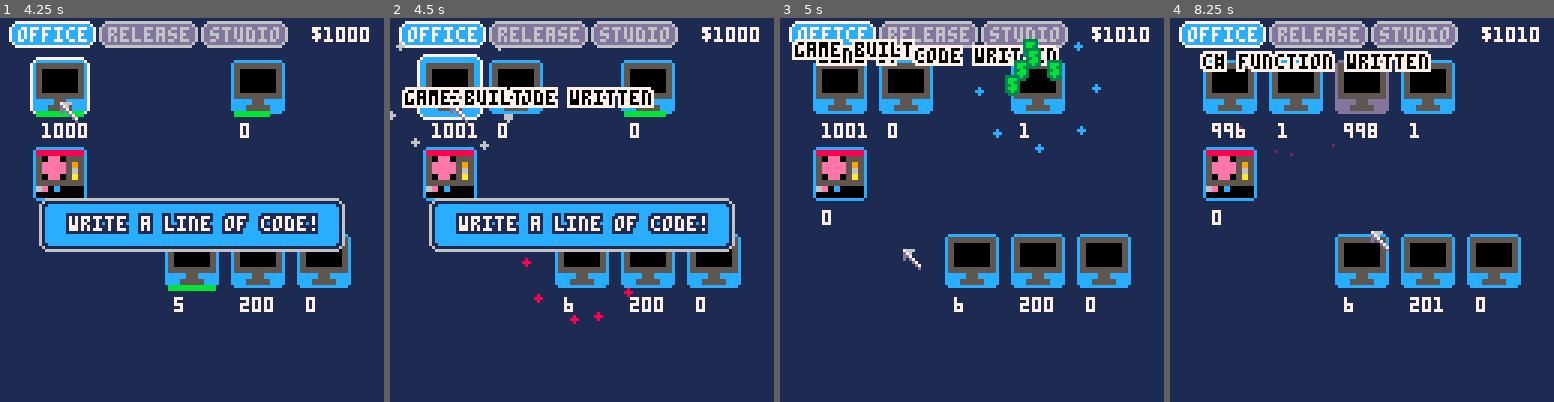
Above: before the commit, frames 1-4 (left to right).
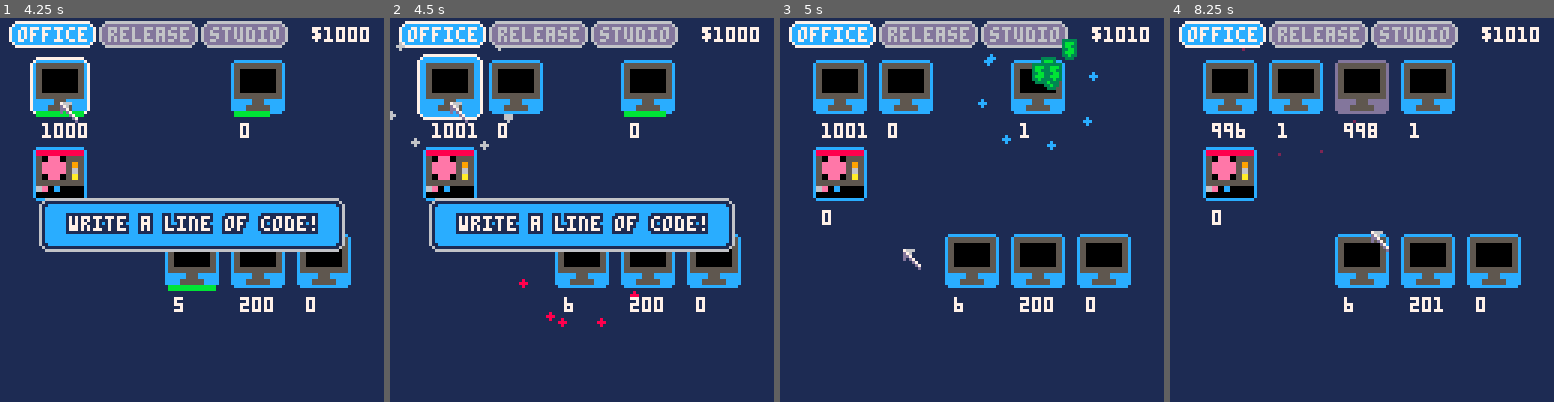
Above: after the commit, the same moments.

Repository: wesen/carts
Game: PICO-8 cartridge games/gamedevgame/gamedevgame.p8
The game is run twice, just before and just after one commit, with the same random seed, the same clock (stepped at 60 frames per second) and the same inputs.
Inputs (mouse positions are in pixels of both pictures, inside the frame that each line leads up to):
- Up to frame 1 (4.25 s): click (280, 121) at 0.67 s; click (46, 267) at 1.22 s; click (107, 114) at 1.77 s; click (172, 259) at 2.32 s; click (234, 106) at 2.87 s; click (295, 256) at 3.42 s; click (61, 102) at 3.97 s
- Up to frame 2 (4.5 s): no input
- Up to frame 3 (5 s): click (902, 248) at 4.52 s
- Up to frame 4 (8.25 s): click (1354, 94) at 5.07 s; click (1419, 244) at 5.62 s; click (1481, 90) at 6.17 s; click (1246, 236) at 6.72 s; click (1308, 83) at 7.27 s; click (1369, 229) at 7.82 s

Frame 1 is identical in both runs. In frame 2, 3.5% of the frame differs, in the area x 3-69%, y 17-81%; in frame 3, 4.9%, in the area x 3-84%, y 5-36%; in frame 4, 3.0%.

Commit message:
Shake dialogbox instead of making text particle

Diff:
--- a/games/gamedevgame/dialogbox.lua
+++ b/games/gamedevgame/dialogbox.lua
@@ -1,23 +1,44 @@
 cls_dialogbox=class(function(self)
  self.visible=true
  self.text={}
+ self.shkx=0
+ self.shky=0
 end)
 
 glb_dialogbox=cls_dialogbox.init()
 
+function cls_dialogbox:shake(p)
+ local a=rnd(1)
+ self.shkx=cos(a)*p
+ self.shky=sin(a)*p
+end
+
+
 function cls_dialogbox:draw()
+ if abs(self.shkx)+abs(self.shky)<1 then
+  self.shkx=0
+  self.shky=0
+ end
+ if glb_frame%4==0 then
+  self.shkx*=-0.4-rnd(0.1)
+  self.shky*=-0.4-rnd(0.1)
+ end
+
  local y=62
+ local x=15+self.shkx
  if (not self.visible) return
 
  if (glb_mouse_y>56) y=8
  local h=14+(#self.text-1)*8
 
- draw_rounded_rect2(15,y+0,98,h,12,1,6)
+ y+=self.shky
+
+ draw_rounded_rect2(x,y+0,98,h,12,1,6)
  if #self.text>=1 then
   local txt=self.text[1][2]
-  bstr(txt,64-#txt*2,y+3,1,7)
+  bstr(txt,64-#txt*2+self.shkx,y+3,1,7)
  end
  for i=2,#self.text do
-  print(self.text[i][2],15+7,y+i*8-2,self.text[i][1])
+  print(self.text[i][2],x+7,y+i*8-2,self.text[i][1])
  end
 end
--- a/games/gamedevgame/gamedevgame.p8
+++ b/games/gamedevgame/gamedevgame.p8
@@ -663,24 +663,45 @@
 cls_dialogbox=class(function(self)
  self.visible=true
  self.text={}
+ self.shkx=0
+ self.shky=0
 end)
 
 glb_dialogbox=cls_dialogbox.init()
 
+function cls_dialogbox:shake(p)
+ local a=rnd(1)
+ self.shkx=cos(a)*p
+ self.shky=sin(a)*p
+end
+
+
 function cls_dialogbox:draw()
+ if abs(self.shkx)+abs(self.shky)<1 then
+  self.shkx=0
+  self.shky=0
+ end
+ if glb_frame%4==0 then
+  self.shkx*=-0.4-rnd(0.1)
+  self.shky*=-0.4-rnd(0.1)
+ end
+
  local y=62
+ local x=15+self.shkx
  if (not self.visible) return
 
  if (glb_mouse_y>56) y=8
  local h=14+(#self.text-1)*8
 
- draw_rounded_rect2(15,y+0,98,h,12,1,6)
+ y+=self.shky
+
+ draw_rounded_rect2(x,y+0,98,h,12,1,6)
  if #self.text>=1 then
   local txt=self.text[1][2]
-  bstr(txt,64-#txt*2,y+3,1,7)
+  bstr(txt,64-#txt*2+self.shkx,y+3,1,7)
  end
  for i=2,#self.text do
-  print(self.text[i][2],15+7,y+i*8-2,self.text[i][1])
+  print(self.text[i][2],x+7,y+i*8-2,self.text[i][1])
  end
 end
 
@@ -946,7 +967,10 @@
   if self.t>(self.duration/glb_timescale) then
    self:on_produced()
    self.t=0
-   make_mouse_text_particle(self.creation_text,0,7)
+   glb_dialogbox:shake(4)
+   -- shake dialog
+   -- local text=self.creation_text
+   -- cls_score_particle.init(mid(64-(#text/2)*4,5,80),95,text,0,7)
   end
  end
 
@@ -1661,11 +1685,11 @@
  glb_resource_manager:draw()
  spr(1,glb_mouse_x,glb_mouse_y)
 
+ glb_dialogbox:draw()
+
  for _,v in pairs(glb_particles) do
   v:draw()
  end
-
- glb_dialogbox:draw()
 
  tick_crs(glb_draw_crs)
 end
--- a/games/gamedevgame/main.lua
+++ b/games/gamedevgame/main.lua
@@ -58,11 +58,11 @@
  glb_resource_manager:draw()
  spr(1,glb_mouse_x,glb_mouse_y)
 
+ glb_dialogbox:draw()
+
  for _,v in pairs(glb_particles) do
   v:draw()
  end
-
- glb_dialogbox:draw()
 
  tick_crs(glb_draw_crs)
 end
--- a/games/gamedevgame/resource.lua
+++ b/games/gamedevgame/resource.lua
@@ -156,7 +156,10 @@
   if self.t>(self.duration/glb_timescale) then
    self:on_produced()
    self.t=0
-   make_mouse_text_particle(self.creation_text,0,7)
+   glb_dialogbox:shake(4)
+   -- shake dialog
+   -- local text=self.creation_text
+   -- cls_score_particle.init(mid(64-(#text/2)*4,5,80),95,text,0,7)
   end
  end
 
